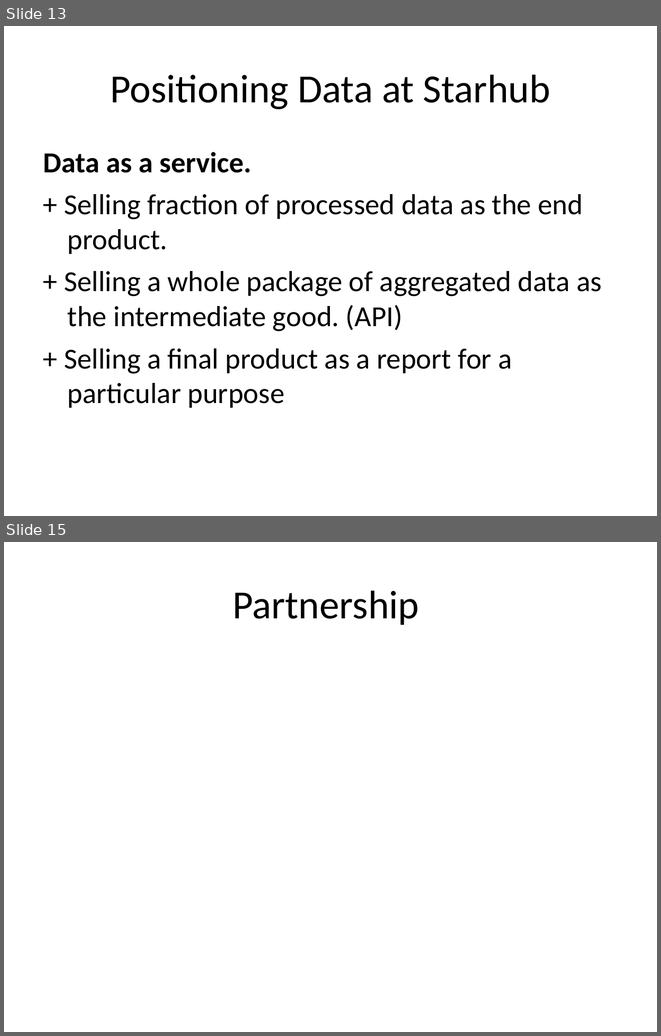
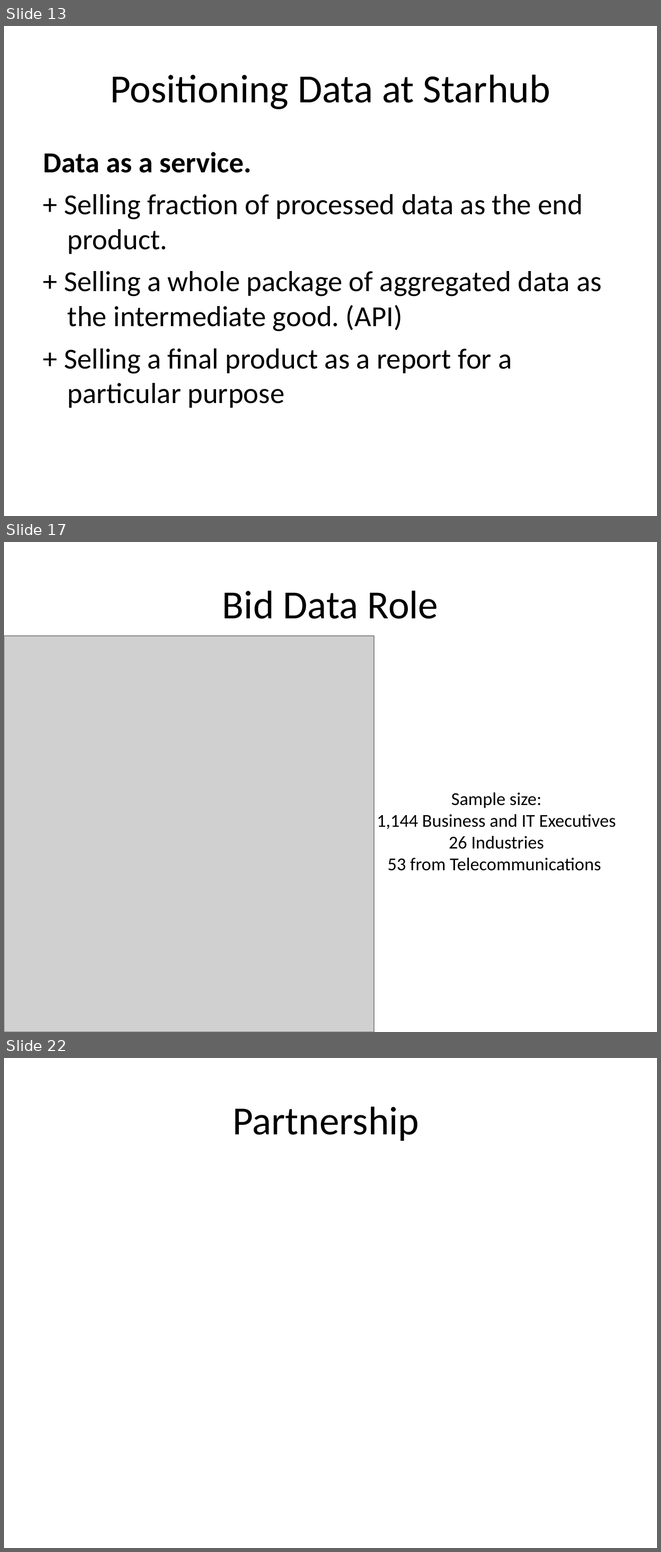
Before and after one commit to NUS-Anonymous/LTA-Data, a slide deck: Business Final Presentation/Presentation1.ppt. Shown one above the other, each under a label of ours: slides 13 and 15 before the commit, slides 13, 17 and 22 after it; the slides between them are not shown. The pictures are 661x1036 and 661x1552 pixels, drawn with LibreOffice and Linux fonts; fonts in the diff are those of the drawing; grey boxes stand for pictures. Boxes give left, top, right and bottom in pixels: in the first picture for what was removed or moved away, otherwise in the second. Text is boxed around its words. In the diff, an @@ line names an element or a change of style, - is before the commit and + after.

```diff
--- a/Business Final Presentation/Presentation1.ppt
+++ b/Business Final Presentation/Presentation1.ppt
@@ slide 17 added at <box>4,542,657,1032</box>, background #FFFFFF @@
@@ text added at <box>222,590,439,619</box>, 44 pt, text #000000 @@
+Bid Data Role
@@ picture added at <box>4,636,374,1032</box> @@
@@ title added at <box>377,792,616,871</box>, 20 pt, text #000000 @@
+Sample size:
+1,144 Business and IT Executives
+26 Industries
+53 from Telecommunications
@@ what was slide 15 is now slide 22 @@
```
Also in this commit, not shown: 7 other slides added, 1 slide removed.
